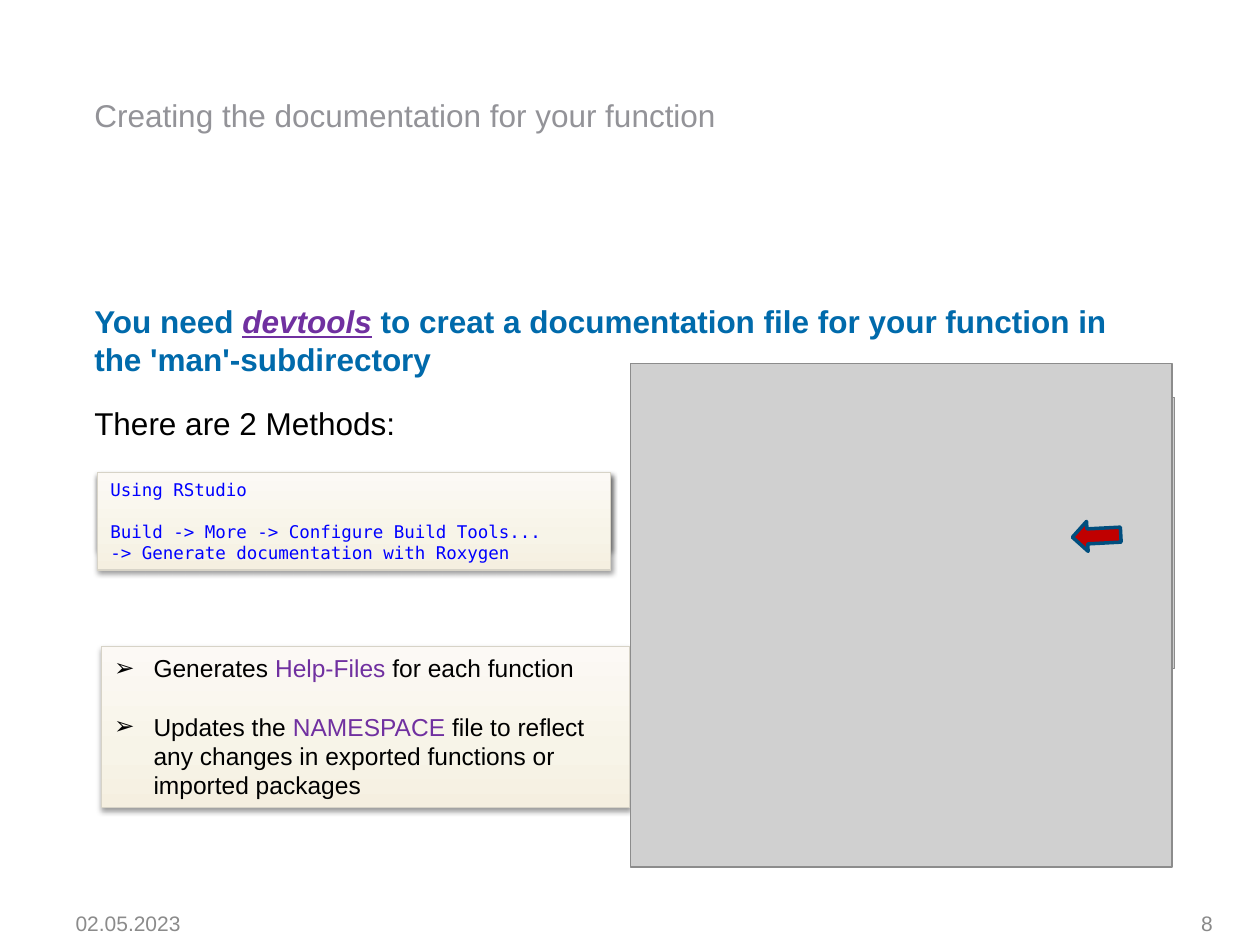
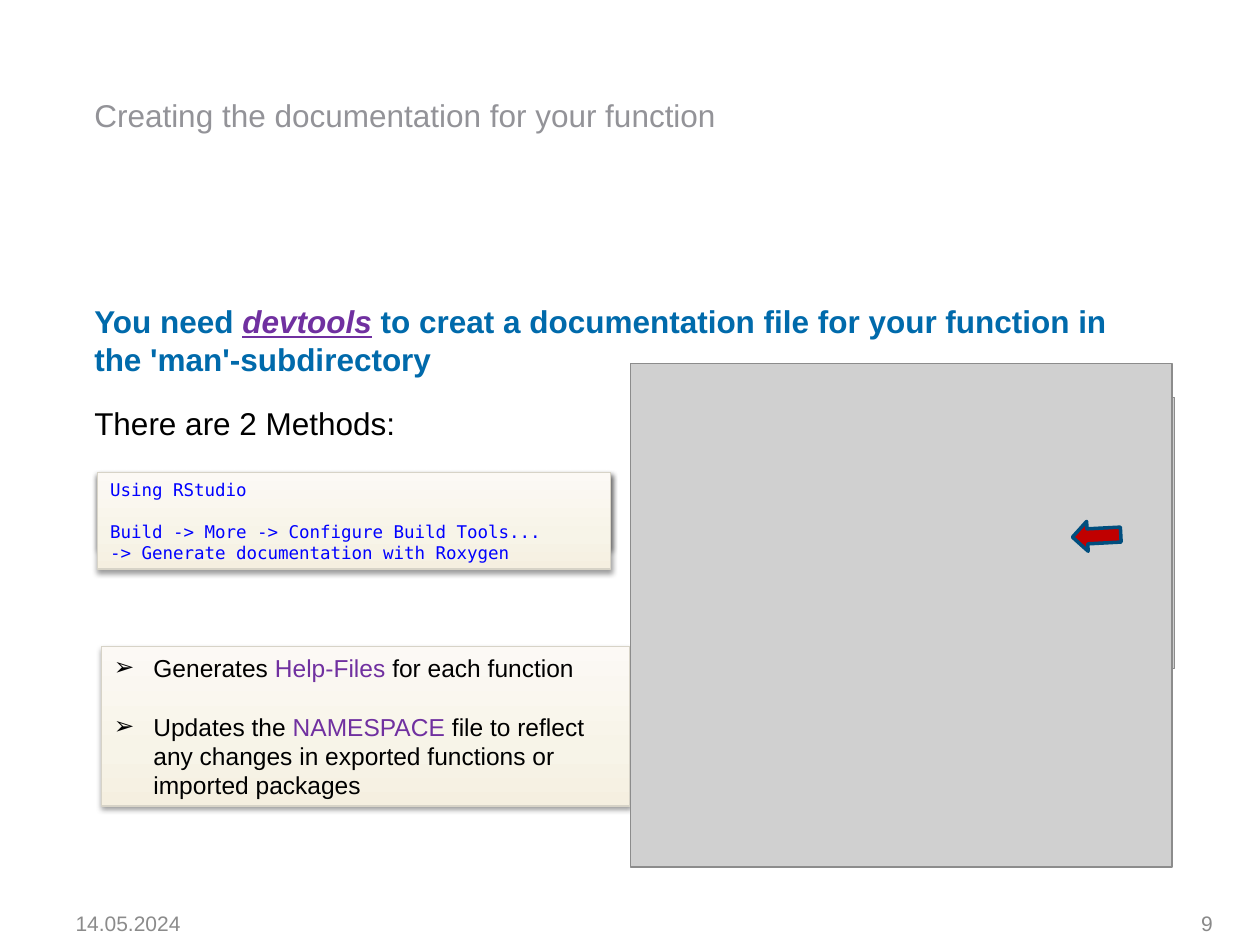
Before and after one commit to SergejRuff/package-development, a slide deck: slide 9 of R-package/Into to R Package Development (1).pptx (slide 8 before the commit). Drawn at 1260x945 pixels with LibreOffice and Linux fonts; fonts in the diff are those of the drawing; grey boxes stand for pictures; background and template pictures are left out. Boxes give left, top, right and bottom in pixels: in the first picture for what was removed or moved away, otherwise in the second. Text is boxed around its words. In the diff, an @@ line names an element or a change of style, - is before the commit and + after.

```diff
--- a/R-package/Into to R Package Development (1).pptx
+++ b/R-package/Into to R Package Development (1).pptx
@@ fill gradient #F5F0E0 to #F8F4E9 to #FDFBF6 to gradient #F5EFE0 to #F7F4E8 to #FCF9F5; outline #D8D3C7 0.75 pt to #D7D3C7 0.75 pt in 3 elements at (98,472,611,570), (102,646,630,806), (98,472,611,548) @@
@@ text at (76,916,181,931): text changed @@
-02.05.2023
+14.05.2024
@@ page number at (1201,916,1213,931): text changed @@
-8
+9
```
Also in this commit, not shown: 14 other slides changed, 2 slides added, 2 other files.
